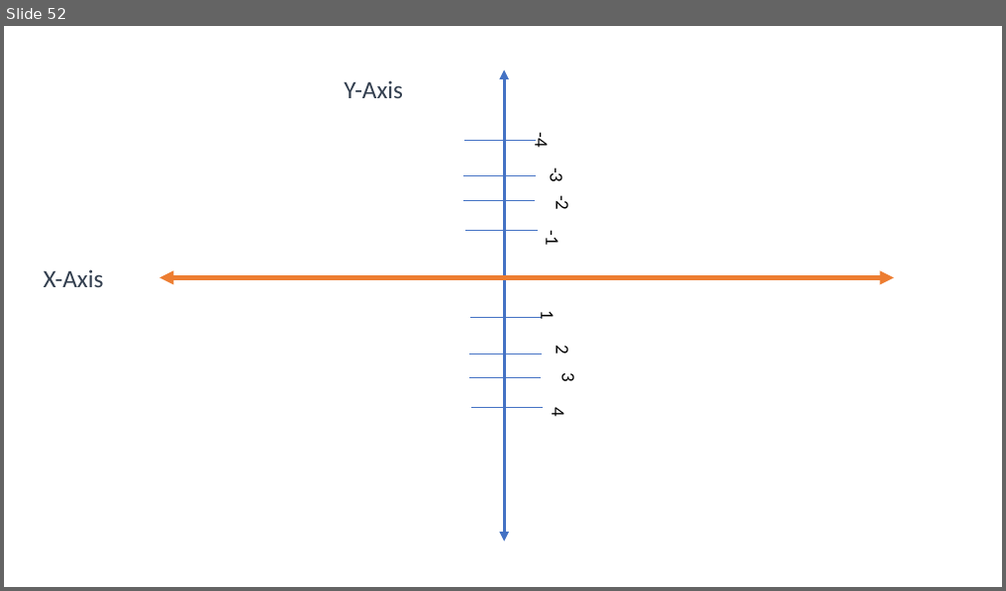
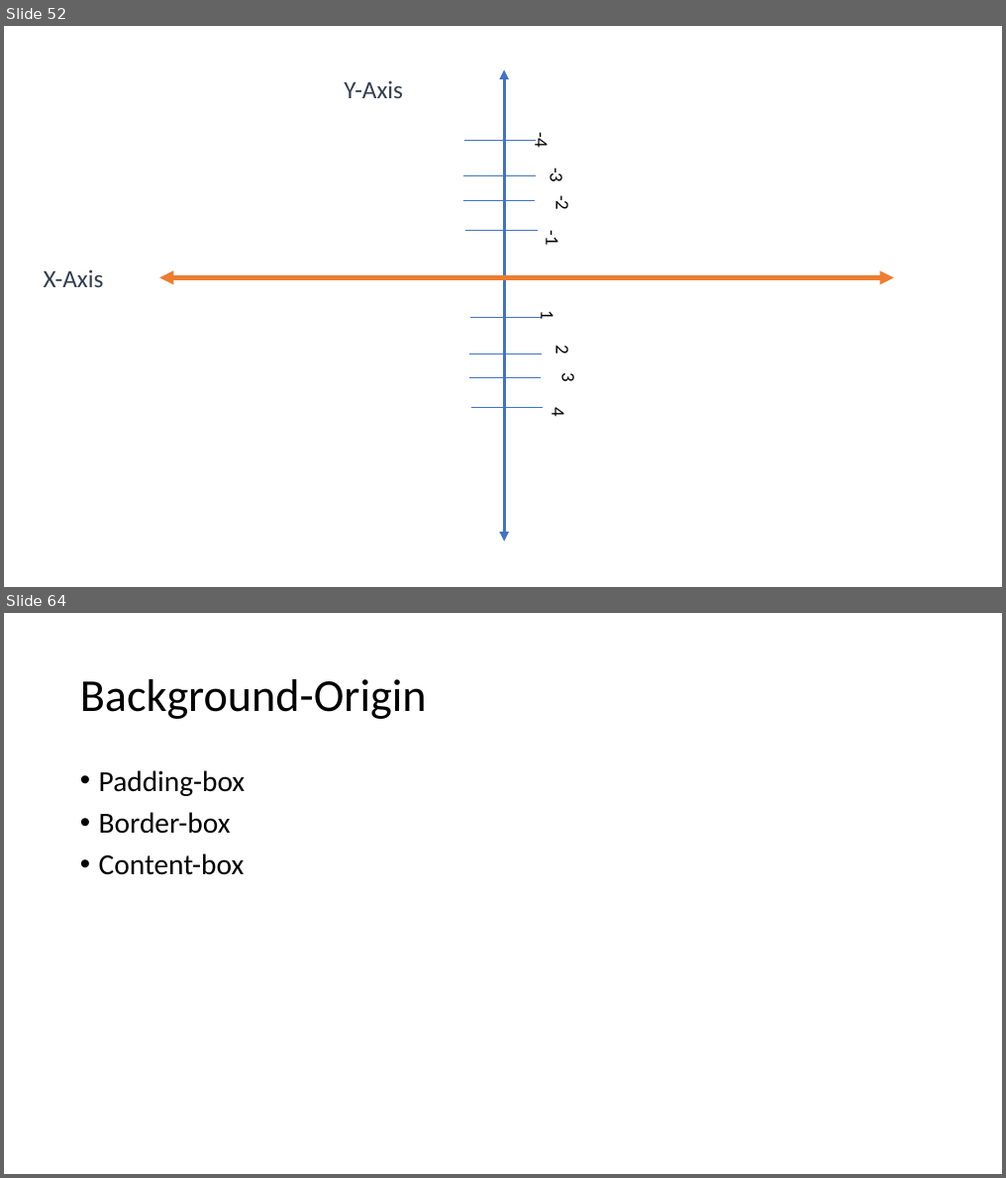
Before and after one commit to PiyushChaturvedii/Batch04, a slide deck: CSS.pptx. Shown one above the other, each under a label of ours: slide 52 before the commit, slides 52 and 64 after it; the slides between them are not shown. The pictures are 1006x591 and 1006x1178 pixels, drawn with LibreOffice and Linux fonts; fonts in the diff are those of the drawing. Boxes give left, top, right and bottom in pixels: in the first picture for what was removed or moved away, otherwise in the second. Text is boxed around its words. In the diff, an @@ line names an element or a change of style, - is before the commit and + after.

```diff
--- a/CSS.pptx
+++ b/CSS.pptx
@@ slide 64 added at (4,613,1002,1174), background #FFFFFF @@
@@ title added at (80,679,427,719), 44 pt, text #000000 @@
+Background-Origin
@@ text added at (99,770,245,875), 28 pt, text #000000 @@
+• Padding-box
+• Border-box
+• Content-box
```
Also in this commit, not shown: 12 other slides added, 9 other files.
